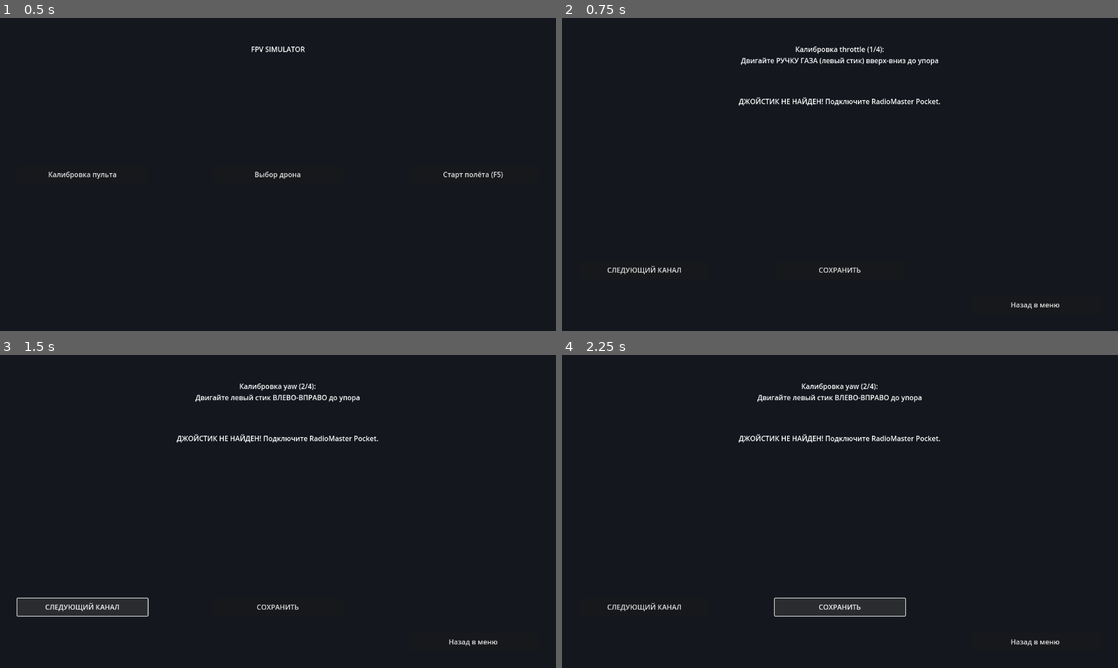
Above: before the commit, frames 1-4 (two rows, left to right).
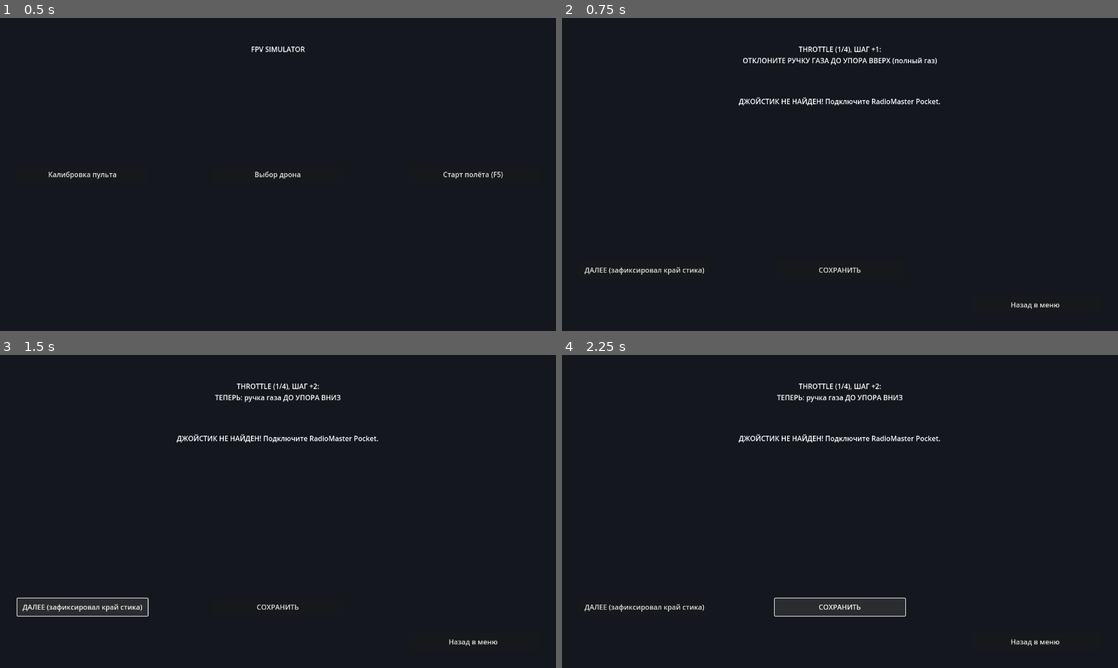
Above: after the commit, the same moments.

Repository: ocki45/fly-sim
Game: Godot game, scene res://scenes/main_menu.tscn
The game is run twice, just before and just after one commit, with the same random seed, the same clock (stepped at 60 frames per second) and the same inputs.
Inputs:
- Up to frame 1 (0.5 s): no input
- Up to frame 2 (0.75 s): click "Калибровка пульта" at 0.5 s
- Up to frame 3 (1.5 s): click "СЛЕДУЮЩИЙ КАНАЛ" (after the commit: "ДАЛЕЕ (зафиксировал край стик…") at 1.25 s
- Up to frame 4 (2.25 s): click "СОХРАНИТЬ" at 2 s

Frame 1 is identical in both runs. In frame 2, 0.9% of the frame differs, in the area x 4-68%, y 9-82%; in frame 3, 0.8%; in frame 4, 0.8%.

Commit message:
feat: калибровка пульта в стиле Liftoff (ось+инверсия), выбор дрона -> сразу полёт, карта 'лес' с деревья/пнями/жердями

Diff:
--- a/scenes/calibration.tscn
+++ b/scenes/calibration.tscn
@@ -57,7 +57,7 @@
 offset_right = 340.0
 offset_bottom = 240.0
 grow_vertical = 2
-text = "СЛЕДУЮЩИЙ КАНАЛ"
+text = "ДАЛЕЕ (зафиксировал край стика)"
 
 [node name="BtnSave" type="Button" parent="."]
 layout_mode = 1
--- a/scenes/main.tscn
+++ b/scenes/main.tscn
@@ -1,6 +1,6 @@
-[gd_scene load_steps=17 format=3]
+[gd_scene load_steps=18 format=3]
 
-; main.tscn — сцена прототипа: земля, небо, солнце, дрон Quad X из примитивов.
+; main.tscn — сцена прототипа: лес-карта, небо, солнце, дрон Quad X из примитивов.
 ; DronePhysics (RigidBody3D) с дочерними точками моторов, визуальными маркерами
 ; и FPV-камерой. Подключается как Main Scene проекта.
 
@@ -10,6 +10,7 @@
 [ext_resource type="Script" path="res://scripts/ui/osd_ui.gd" id="4_osd"]
 [ext_resource type="Script" path="res://scripts/ui/stick_overlay.gd" id="5_sticks"]
 [ext_resource type="PackedScene" path="res://scenes/objects/race_gate.tscn" id="6_gate"]
+[ext_resource type="PackedScene" path="res://scenes/world/forest_map.tscn" id="7_forest"]
 
 [sub_resource type="ProceduralSkyMaterial" id="SkyMat"]
 sky_top_color = Color(0.35, 0.6, 0.95, 1)
@@ -64,6 +65,8 @@
 shadow_enabled = true
 
 [node name="Ground" type="StaticBody3D" parent="."]
+
+[node name="ForestMap" parent="." instance=ExtResource("7_forest")]
 
 [node name="RaceGate" parent="." instance=ExtResource("6_gate")]
 transform = Transform3D(1, 0, 0, 0, 1, 0, 0, 0, 1, 0, 2, -8)
--- /dev/null
+++ b/scenes/world/forest_map.tscn
@@ -0,0 +1,13 @@
+[gd_scene load_steps=2 format=3]
+
+; forest_map.tscn — карта «лес»: процедурный генератор (скрипт forest_map.gd).
+; Добавляется в main.tscn как дочерний узел корневой сцены.
+
+[ext_resource type="Script" path="res://scripts/world/forest_map.gd" id="1"]
+
+[node name="ForestMap" type="Node3D"]
+script = ExtResource("1")
+tree_count = 60
+map_radius = 90.0
+clearing_radius = 12.0
+seed_value = 1337
--- a/scripts/menu/calibration.gd
+++ b/scripts/menu/calibration.gd
@@ -1,25 +1,39 @@
 extends Control
-# Экран калибровки пульта.
-# Логика: пользователь отклоняет каждый стик по очереди — скрипт запоминает,
-# какая сырая ось джойстика при этом изменилась сильнее всего, и назначает её
-# каналу (throttle/yaw/pitch/roll). Результат сохраняется GameManager'ом в
-# user://calibration.cfg и подхватывается InputHandler при следующем старте.
+# Экран калибровки пульта в стиле Liftoff: для каждого канала (throttle/yaw/
+# pitch/roll) пользователь по очереди отклоняет стик ДО УПОРА В ДВЕ СТОРОНЫ;
+# скрипт определяет номер реагирующей сырой оси и её инверсию. Результат
+# сохраняется GameManager'ом в user://calibration.cfg и подхватывается
+# InputHandler при следующем старте полёта.
+
+# Калибровка в стиле Liftoff: для КАЖДОГО канала пользователь отклоняет стик
+# ДВА РАЗА — сначала ДО УПОРА В ОДНУ СТОРОНУ (шаг "+"), затем ДО УПОРА В ДРУГУЮ
+# (шаг "-"). По этим двум точкам определяются и номер оси, и её инверсия
+# (как у Gas Station / Liftoff: «Full stick forward», «Full stick back»).
+# Результат (axis + inverted) сохраняется GameManager'ом в user://calibration.cfg
+# и подхватывается InputHandler при следующем старте полёта.
 
 const CHANNELS: Array[String] = ["throttle", "yaw", "pitch", "roll"]
-const HINTS: Dictionary = {
-	"throttle": "Двигайте РУЧКУ ГАЗА (левый стик) вверх-вниз до упора",
-	"yaw": "Двигайте левый стик ВЛЕВО-ВПРАВО до упора",
-	"pitch": "Двигайте правый стик ВВЕРХ-ВНИЗ до упора",
-	"roll": "Двигайте правый стик ВЛЕВО-ВПРАВО до упора",
+# Подсказки для двух фаз каждого канала (Liftoff-style):
+const HINTS_POS: Dictionary = {   # фаза 1: «положительное» направление стика
+	"throttle": "ОТКЛОНИТЕ РУЧКУ ГАЗА ДО УПОРА ВВЕРХ (полный газ)",
+	"yaw": "ОТКЛОНИТЕ ЛЕВЫЙ СТИК ДО УПОРА ВПРАВО",
+	"pitch": "ОТКЛОНИТЕ ПРАВЫЙ СТИК ДО УПОРА ОТ СЕБЯ (нос вниз)",
+	"roll": "ОТКЛОНИТЕ ПРАВЫЙ СТИК ДО УПОРА ВПРАВО",
 }
+const HINTS_NEG: Dictionary = {    # фаза 2: противоположный край
+	"throttle": "ТЕПЕРЬ: ручка газа ДО УПОРА ВНИЗ",
+	"yaw": "ТЕПЕРЬ: левый стик ДО УПОРА ВЛЕВО",
+	"pitch": "ТЕПЕРЬ: правый стик ДО УПОРА НА СЕБЯ (нос вверх)",
+	"roll": "ТЕПЕРЬ: правый стик ДО УПОРА ВЛЕВО",
+}
+const PHASES: Array[String] = ["pos", "neg"]  # порядок фаз
 
-var current_channel: int = 0          # Индекс калибруемого канала
-var best_axis: int = -1               # Ось с наибольшим размахом на ТЕКУЩЕМ шаге
-var best_range: float = 0.0           # Размах значения оси (-min..max)
-var channel_best_axis: Array[int] = []  # Лучшая ось для каждого канала (по индексу CHANNELS)
-var axis_min: Array[float] = []       # Миниумы по осям
-var axis_max: Array[float] = []       # Максимумы по осям
-var collecting: bool = false          # Идёт ли сбор данных сейчас
+# Экстремумы каждой сырой оси, достигнутые во время соответствующей фазы:
+# extremes[phase_index][axis] = {"min": ..., "max": ...}
+var extremes: Array = [{}, {}]
+var current_channel: int = 0        # Индекс калибруемого канала
+var current_phase: int = 0          # 0 = pos, 1 = neg
+var collecting: bool = false        # Идёт ли сбор данных на текущем шаге
 
 @onready var lbl_hint: Label = $LblHint
 @onready var lbl_result: Label = $LblResult
@@ -32,28 +46,24 @@
 	btn_next.pressed.connect(_on_next_pressed)
 	btn_save.pressed.connect(_on_save_pressed)
 	btn_back.pressed.connect(_on_back_pressed)
-	for i in CHANNELS.size():
-		channel_best_axis.append(-1)
-	_start_channel(0)
+	_start_step(0, 0)
 
 
-# Начало калибровки канала: сбрасываем статистику осей.
-func _start_channel(idx: int) -> void:
-	current_channel = idx
+# Начало шага калибровки: фаза pos/neg конкретного канала.
+func _start_step(chan_idx: int, phase_idx: int) -> void:
+	current_channel = chan_idx
+	current_phase = phase_idx
 	collecting = true
-	best_axis = -1
-	best_range = 0.0
-	axis_min.clear()
-	axis_max.clear()
-	for ax in 8:
-		axis_min.append(1.0)
-		axis_max.append(-1.0)
-	lbl_hint.text = "Калибровка %s (%d/%d):\n%s" % [
-		CHANNELS[idx], idx + 1, CHANNELS.size(), HINTS[CHANNELS[idx]]]
-	lbl_result.text = "Сбор данных... отклоните стик."
+	extremes = [{}, {}]  # очищаем накопленные экстремумы
+	var ch: String = CHANNELS[chan_idx]
+	var hint: String = HINTS_POS[ch] if phase_idx == 0 else HINTS_NEG[ch]
+	var phase_txt: String = "ШАГ +%s" % ("1" if phase_idx == 0 else "2")
+	lbl_hint.text = "%s (%d/%d), %s:\n%s" % [
+		ch.to_upper(), chan_idx + 1, CHANNELS.size(), phase_txt, hint]
+	lbl_result.text = "Удерживайте стик в этом положении 1-2 секунды..."
 
 
-# Каждый кадр обновляем миниумы/максимумы всех осей текущего джойстика.
+# Каждый кадр собираем миниумы/максимумы всех осей во время активной фазы.
 func _process(_delta: float) -> void:
 	if not collecting:
 		return
@@ -62,27 +72,63 @@
 		lbl_result.text = "ДЖОЙСТИК НЕ НАЙДЕН! Подключите RadioMaster Pocket."
 		return
 	var joy: int = pads[0]
-	# Количество осей берём из get_joy_info(); запасное значение 8 (Pocket ~6-8 осей).
 	var axes_count: int = mini(8, int(Input.get_joy_info(joy).get("axis", 8)))
+	var cur: Dictionary = extremes[current_phase]
 	for ax in axes_count:
 		var v: float = Input.get_joy_axis(joy, ax as JoyAxis)
-		axis_min[ax] = minf(axis_min[ax], v)
-		axis_max[ax] = maxf(axis_max[ax], v)
-		var range_now: float = axis_max[ax] - axis_min[ax]
-		if range_now > best_range:
-			best_range = range_now
-			best_axis = ax
-	lbl_result.text = "Лучшая ось: %d (размах %.2f)" % [best_axis, best_range]
+		if not cur.has(ax):
+			cur[ax] = {"min": v, "max": v}
+		else:
+			cur[ax]["min"] = minf(cur[ax]["min"], v)
+			cur[ax]["max"] = maxf(cur[ax]["max"], v)
+	lbl_result.text = "Идёт сбор данных... (нажмите ДАЛЕЕ когда зафиксировали край)"
 
 
-# Переход к следующему каналу: запоминаем выбранную ось для текущего.
+# Кнопка ДАЛЕЕ: завершаем фазу pos -> запускаем фазу neg того же канала;
+# после neg -> переходим к следующему каналу.
 func _on_next_pressed() -> void:
-	channel_best_axis[current_channel] = best_axis if best_axis >= 0 else current_channel
-	if current_channel + 1 < CHANNELS.size():
-		_start_channel(current_channel + 1)
+	collecting = false
+	if current_phase == 0:
+		_start_step(current_channel, 1)
+	elif current_channel + 1 < CHANNELS.size():
+		_start_step(current_channel + 1, 0)
 	else:
-		collecting = false
-		lbl_hint.text = "Все каналы собраны. Нажмите СОХРАНИТЬ."
+		lbl_hint.text = "Все каналы откалиброваны. Нажмите СОХРАНИТЬ."
+		lbl_result.text = ""
+
+
+# Определение оси и инверсии для ТЕКУЩЕГО канала по двум фазам.
+# Логика Liftoff/Gas Station:
+#   - фаза pos: ищем ось с наибольшим МАКСИМУМОМ (она ушла в +1);
+#   - фаза neg: проверяем ту же ось — если её МИНИМУМ близок к -1, ось верная;
+#   - inverted = true, если при «положительном» движении стика сырая ось ушла
+#     в отрицательную сторону (Godot Y вниз = +1, аппаратура часто отдаёт наоборот).
+func _detect_channel(ch: String) -> Dictionary:
+	var pos_data: Dictionary = extremes[0]
+	var neg_data: Dictionary = extremes[1]
+	# 1. Ось фазы pos: максимальный пик.
+	var best_ax: int = -1
+	var best_val: float = -2.0
+	for ax in pos_data.keys():
+		if pos_data[ax]["max"] > best_val:
+			best_val = pos_data[ax]["max"]
+			best_ax = ax
+	if best_ax == -1 or best_val < 0.5:
+		# Ничего не отклоняли — оставляем дефолт по имени канала (Mode 2).
+		var defaults := {"throttle": 1, "yaw": 0, "pitch": 3, "roll": 2}
+		return {"axis": defaults.get(ch, 0), "inverted": false}
+	# 2. Инверсия: в фазу posGood стик ушёл в ПЛЮС (best_val > 0) => не инвертировать;
+	#    если максимум так себе, а в фазу neg эта же ось ушла сильно в минус больше,
+	#    чем ожидалось, это нормально. Инвертируем, если в фазе pos ось ушла в МИНУС:
+	#    значит «правильное» направление стика даёт отрицательные значения сырой оси.
+	var inverted: bool = false
+	if neg_data.has(best_ax):
+		# Разница: сколько ось прошла в плюс (pos) против минуса (neg).
+		var up_span: float = pos_data[best_ax]["max"]
+		var down_span: float = absf(neg_data[best_ax]["min"])
+		# Если «вниз» прошёл заметно дальше, чем «вверх» — стик инвертирован.
+		inverted = down_span > up_span + 0.4
+	return {"axis": best_ax, "inverted": inverted}
 
 
 func _on_save_pressed() -> void:
@@ -90,16 +136,13 @@
 	if gm == null:
 		push_error("GameManager не найден (проверьте Autoload)!")
 		return
-	# Собираем mapping: для каждого канала запоминается Ось, которая сильнее
-	# всего отклонялась именно на шаге калибровки этого канала (а не одна и та же
-	# «лучшая» ось на все четыре). Инверсии — дефолты Mode 2; газ и pitch
-	# инвертируются внутри InputHandler по своим флагам.
+	# Собираем mapping: номер оси И инверсия для каждого канала (Liftoff-style).
 	var mapping: Dictionary = {}
-	for i in CHANNELS.size():
-		mapping[CHANNELS[i]] = {"axis": channel_best_axis[i], "inverted": false}
+	for ch in CHANNELS:
+		mapping[ch] = _detect_channel(ch)
 	gm.current_mapping = mapping
 	gm.save_calibration()
-	lbl_result.text = "Сохранено в user://calibration.cfg"
+	lbl_result.text = "Сохранено в user://calibration.cfg\n%s" % JSON.stringify(mapping)
 	print("Calibration: сохранён mapping ", mapping)
 
 
--- a/scripts/menu/drone_select.gd
+++ b/scripts/menu/drone_select.gd
@@ -32,7 +32,8 @@
 	if gm != null:
 		gm.set_drone_config(DRONE_LIST[sel[0]])
 		print("DroneSelect: выбран конфиг ", DRONE_LIST[sel[0]])
-	get_tree().change_scene_to_file("res://scenes/main_menu.tscn")
+	# Как в Liftoff: выбор дрона сразу отправляет на карту (полёт).
+	get_tree().change_scene_to_file("res://scenes/main.tscn")
 
 
 func _on_back_pressed() -> void:
--- /dev/null
+++ b/scripts/world/forest_map.gd
@@ -0,0 +1,196 @@
+extends Node3D
+# Генератор карты «лес» (в стиле стартовых зон Liftoff): земля, деревья,
+# пни и пара препятствий. Всё из примитивов Godot (цилиндры/сферы/боксы),
+# без внешних ассетов. Деревья генерируются процедурно со случайным
+# положением, но с фиксированным seed — карта одинакова каждый запуск.
+
+@export var tree_count: int = 60          # Количество деревьев
+@export var map_radius: float = 90.0      # Радиус леса вокруг спавна, м
+@export var clearing_radius: float = 12.0 # Чистая зона у старта (без деревьев)
+@export var seed_value: int = 1337        # Фиксированный seed для повторяемости
+
+const TRUNK_HEIGHT_MIN := 4.0             # Мин./макс. высота ствола, м
+const TRUNK_HEIGHT_MAX := 8.0
+const TRUNK_RADIUS_MIN := 0.15            # Радиус ствола у земли, м
+const TRUNK_RADIUS_MAX := 0.35
+
+var _rng: RandomNumberGenerator = RandomNumberGenerator.new()
+
+
+func _ready() -> void:
+	_rng.seed = seed_value
+	_build_ground()
+	_build_trees()
+	_build_stumps()
+	_build_obstacles()
+
+
+# ---------- Земля: зелёная поляна + серая стартовая площадка ----------
+func _build_ground() -> void:
+	var ground_mat: StandardMaterial3D = StandardMaterial3D.new()
+	ground_mat.albedo_color = Color(0.13, 0.3, 0.1, 1)   # тёмно-зелёная трава
+	ground_mat.roughness = 0.95
+
+	var plane_mesh: PlaneMesh = PlaneMesh.new()
+	plane_mesh.size = Vector2(map_radius * 2.0, map_radius * 2.0)
+
+	var mi: MeshInstance3D = MeshInstance3D.new()
+	mi.mesh = plane_mesh
+	mi.material_override = ground_mat
+	add_child(mi)
+
+	# Стартовый круг (как взлётная площадка в Liftoff) — чуть приподнят над травой.
+	var pad_mat: StandardMaterial3D = StandardMaterial3D.new()
+	pad_mat.albedo_color = Color(0.35, 0.35, 0.38, 1)
+	var pad_mesh: CylinderMesh = CylinderMesh.new()
+	pad_mesh.top_radius = 3.0
+	pad_mesh.bottom_radius = 3.0
+	pad_mesh.height = 0.05
+	var pad: MeshInstance3D = MeshInstance3D.new()
+	pad.mesh = pad_mesh
+	pad.material_override = pad_mat
+	pad.position = Vector3(0, 0.025, 0)
+	add_child(pad)
+
+
+# ---------- Деревья: ствол (CylinderMesh) + крона (SphereMesh) ----------
+func _build_trees() -> void:
+	var trunk_mat: StandardMaterial3D = StandardMaterial3D.new()
+	trunk_mat.albedo_color = Color(0.35, 0.22, 0.12, 1)   # коричневый
+	var leaf_mat: StandardMaterial3D = StandardMaterial3D.new()
+	leaf_mat.albedo_color = Color(0.1, 0.4, 0.12, 1)      # хвойный зелёный
+
+	for i in tree_count:
+		# Случайная точка в кольце [clearing_radius .. map_radius].
+		var ang: float = _rng.randf_range(0.0, TAU)
+		var dist: float = _rng.randf_range(clearing_radius, map_radius)
+		var pos := Vector3(cos(ang) * dist, 0.0, sin(ang) * dist)
+
+		var h: float = _rng.randf_range(TRUNK_HEIGHT_MIN, TRUNK_HEIGHT_MAX)
+		var r: float = _rng.randf_range(TRUNK_RADIUS_MIN, TRUNK_RADIUS_MAX)
+
+		# --- Статическое тело дерева (ствола) — чтобы дрон бился, а не пролетал ---
+		var body: StaticBody3D = StaticBody3D.new()
+		body.name = "Tree_%03d" % i
+		body.position = pos
+		add_child(body)
+
+		var trunk_mesh: CylinderMesh = CylinderMesh.new()
+		trunk_mesh.top_radius = r * 0.6
+		trunk_mesh.bottom_radius = r
+		trunk_mesh.height = h
+		var trunk: MeshInstance3D = MeshInstance3D.new()
+		trunk.mesh = trunk_mesh
+		trunk.material_override = trunk_mat
+		trunk.position = Vector3(0, h * 0.5, 0)
+		body.add_child(trunk)
+
+		var col: CollisionShape3D = CollisionShape3D.new()
+		var shape: CylinderShape3D = CylinderShape3D.new()
+		shape.height = h
+		shape.radius = r
+		col.shape = shape
+		col.position = Vector3(0, h * 0.5, 0)
+		body.add_child(col)
+
+		# --- Крона: 3 сферы разного размера поверх ствола (только визуал) ---
+		var crown_r: float = _rng.randf_range(1.2, 2.4)
+		for c in 3:
+			var leaf_mesh: SphereMesh = SphereMesh.new()
+			leaf_mesh.radius = crown_r * _rng.randf_range(0.5, 0.9)
+			leaf_mesh.height = leaf_mesh.radius * 2.0
+			var leaf: MeshInstance3D = MeshInstance3D.new()
+			leaf.mesh = leaf_mesh
+			leaf.material_override = leaf_mat
+			leaf.position = Vector3(
+				_rng.randf_range(-crown_r * 0.5, crown_r * 0.5),
+				h + _rng.randf_range(0.0, crown_r * 0.8),
+				_rng.randf_range(-crown_r * 0.5, crown_r * 0.5))
+			body.add_child(leaf)
+
+
+# ---------- Пни: короткие толстые цилиндры (низкие препятствия) ----------
+func _build_stumps() -> void:
+	var stump_mat: StandardMaterial3D = StandardMaterial3D.new()
+	stump_mat.albedo_color = Color(0.45, 0.3, 0.18, 1)
+	for i in 10:
+		var ang: float = _rng.randf_range(0.0, TAU)
+		var dist: float = _rng.randf_range(clearing_radius + 2.0, map_radius * 0.6)
+		var h: float = _rng.randf_range(0.4, 0.9)
+		var r: float = _rng.randf_range(0.3, 0.6)
+
+		var body: StaticBody3D = StaticBody3D.new()
+		body.name = "Stump_%02d" % i
+		body.position = Vector3(cos(ang) * dist, 0.0, sin(ang) * dist)
+		add_child(body)
+
+		var mesh: CylinderMesh = CylinderMesh.new()
+		mesh.top_radius = r
+		mesh.bottom_radius = r * 1.15
+		mesh.height = h
+		var mi: MeshInstance3D = MeshInstance3D.new()
+		mi.mesh = mesh
+		mi.material_override = stump_mat
+		mi.position = Vector3(0, h * 0.5, 0)
+		body.add_child(mi)
+
+		var col: CollisionShape3D = CollisionShape3D.new()
+		var shape: CylinderShape3D = CylinderShape3D.new()
+		shape.height = h
+		shape.radius = r
+		col.shape = shape
+		col.position = Vector3(0, h * 0.5, 0)
+		body.add_child(col)
+
+
+# ---------- Препятствия на трассе: горизонтальные «жерди» между столбами ----------
+# Две перекладины разной высоты вдоль -Z от старта — под/между ними надо пролетать.
+func _build_obstacles() -> void:
+	var wood_mat: StandardMaterial3D = StandardMaterial3D.new()
+	wood_mat.albedo_color = Color(0.6, 0.45, 0.25, 1)
+
+	_make_pole_pair(Vector3(0, 0, -18.0), 1.5, 6.0, wood_mat)  # низкая жердь
+	_make_pole_pair(Vector3(0, 0, -32.0), 3.0, 6.0, wood_mat)  # высокая жердь
+
+
+func _make_pole_pair(center: Vector3, bar_height: float, span: float, mat: StandardMaterial3D) -> void:
+	var parent: StaticBody3D = StaticBody3D.new()
+	parent.name = "Obstacle_%d_%d" % [absi(int(center.z)), int(bar_height * 10)]
+	parent.position = center
+	add_child(parent)
+
+	var pole_h: float = bar_height + 0.5
+	for side in [-1.0, 1.0]:
+		var pole_mesh: CylinderMesh = CylinderMesh.new()
+		pole_mesh.top_radius = 0.08
+		pole_mesh.bottom_radius = 0.1
+		pole_mesh.height = pole_h
+		var pole: MeshInstance3D = MeshInstance3D.new()
+		pole.mesh = pole_mesh
+		pole.material_override = mat
+		pole.position = Vector3(side * span * 0.5, pole_h * 0.5, 0)
+		parent.add_child(pole)
+
+		var col: CollisionShape3D = CollisionShape3D.new()
+		var shape: CylinderShape3D = CylinderShape3D.new()
+		shape.height = pole_h
+		shape.radius = 0.1
+		col.shape = shape
+		col.position = pole.position
+		parent.add_child(col)
+
+	# Горизонтальная жердь
+	var bar_mesh: BoxMesh = BoxMesh.new()
+	bar_mesh.size = Vector3(span, 0.12, 0.12)
+	var bar: MeshInstance3D = MeshInstance3D.new()
+	bar.mesh = bar_mesh
+	bar.material_override = mat
+	bar.position = Vector3(0, bar_height, 0)
+	parent.add_child(bar)
+
+	var bar_col: CollisionShape3D = CollisionShape3D.new()
+	var bar_shape: BoxShape3D = BoxShape3D.new()
+	bar_shape.size = Vector3(span, 0.15, 0.15)
+	bar_col.shape = bar_shape
+	bar_col.position = bar.position
+	parent.add_child(bar_col)
